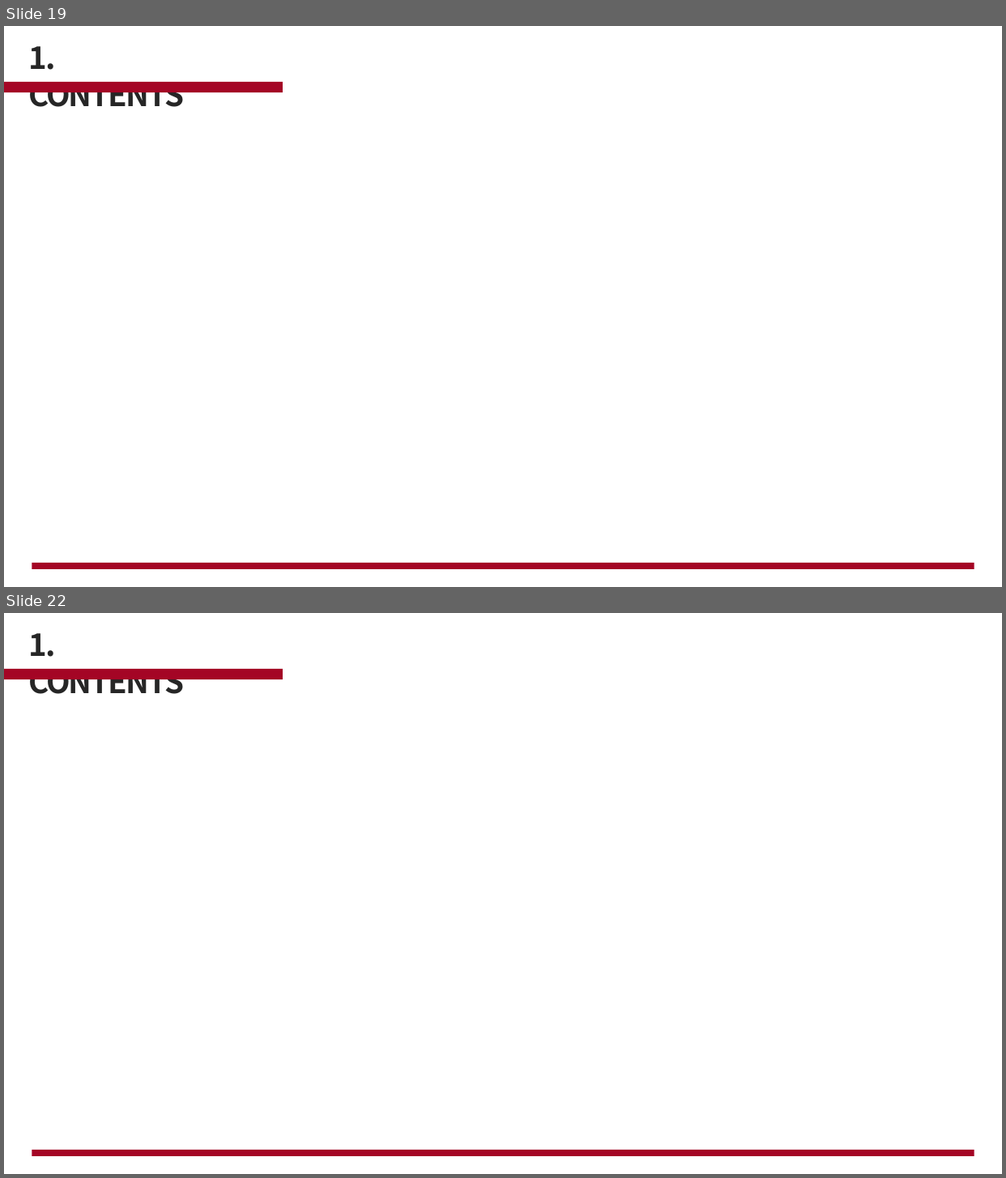
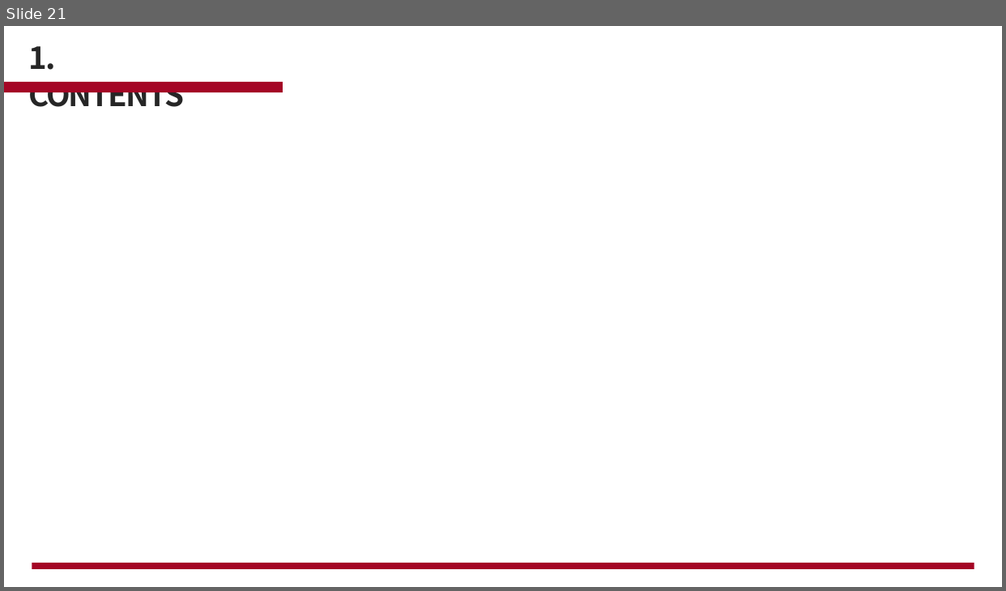
Before and after one commit to cjsgk106/fire-prediction-analysis, a slide deck: work/화재.pptx. Shown one above the other, each under a label of ours: slides 19 and 22 before the commit, slide 21 after it; the slides between them are not shown. The pictures are 1006x1178 and 1006x591 pixels, drawn with LibreOffice and Linux fonts; fonts in the diff are those of the drawing; background and template pictures are left out. Boxes give left, top, right and bottom in pixels: in the first picture for what was removed or moved away, otherwise in the second. Text is boxed around its words. In the diff, an @@ line names an element or a change of style, - is before the commit and + after.

```diff
--- a/work/화재.pptx
+++ b/work/화재.pptx
@@ slide 19 removed at (x1=4, y1=26, x2=1002, y2=587), background picture (left out) @@
@@ text removed at (x1=28, y1=46, x2=184, y2=107) @@
-1. CONTENTS
@@ rectangle removed at (x1=4, y1=82, x2=283, y2=92) @@
@@ freeform shape removed at (x1=143, y1=239, x2=212, y2=305) @@
@@ rectangle removed at (x1=32, y1=563, x2=974, y2=570) @@
@@ what was slide 22 is now slide 21 @@
```
Also in this commit, not shown: 3 slides changed, 5 slides added, 3 other slides removed.
